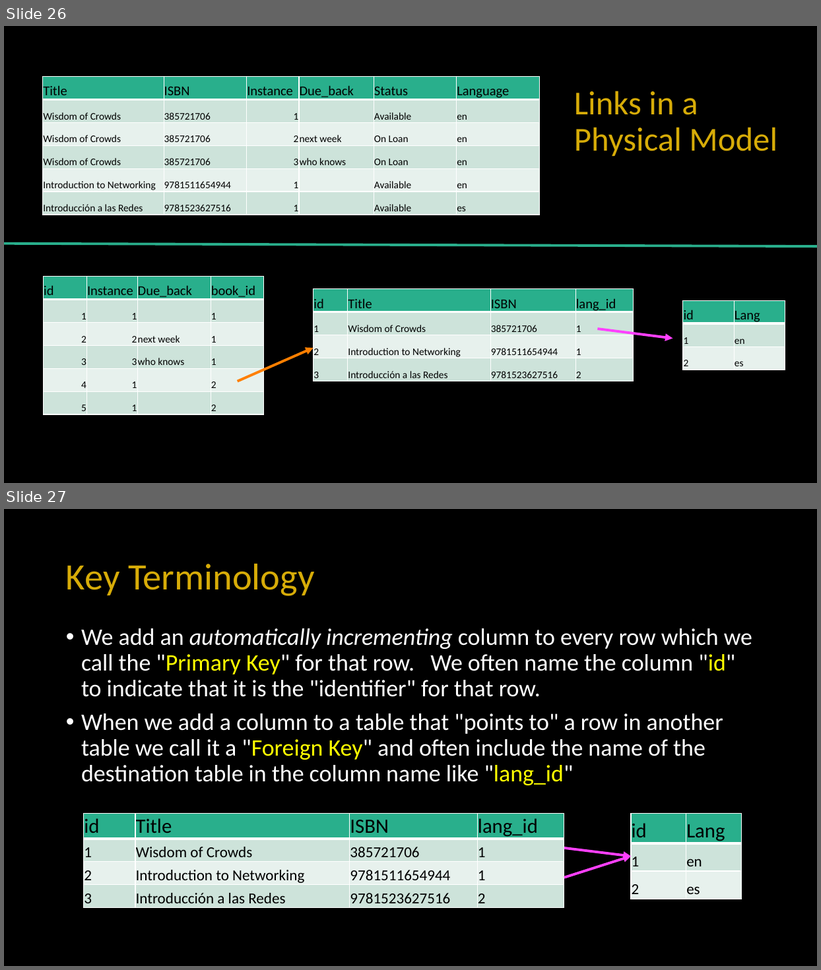
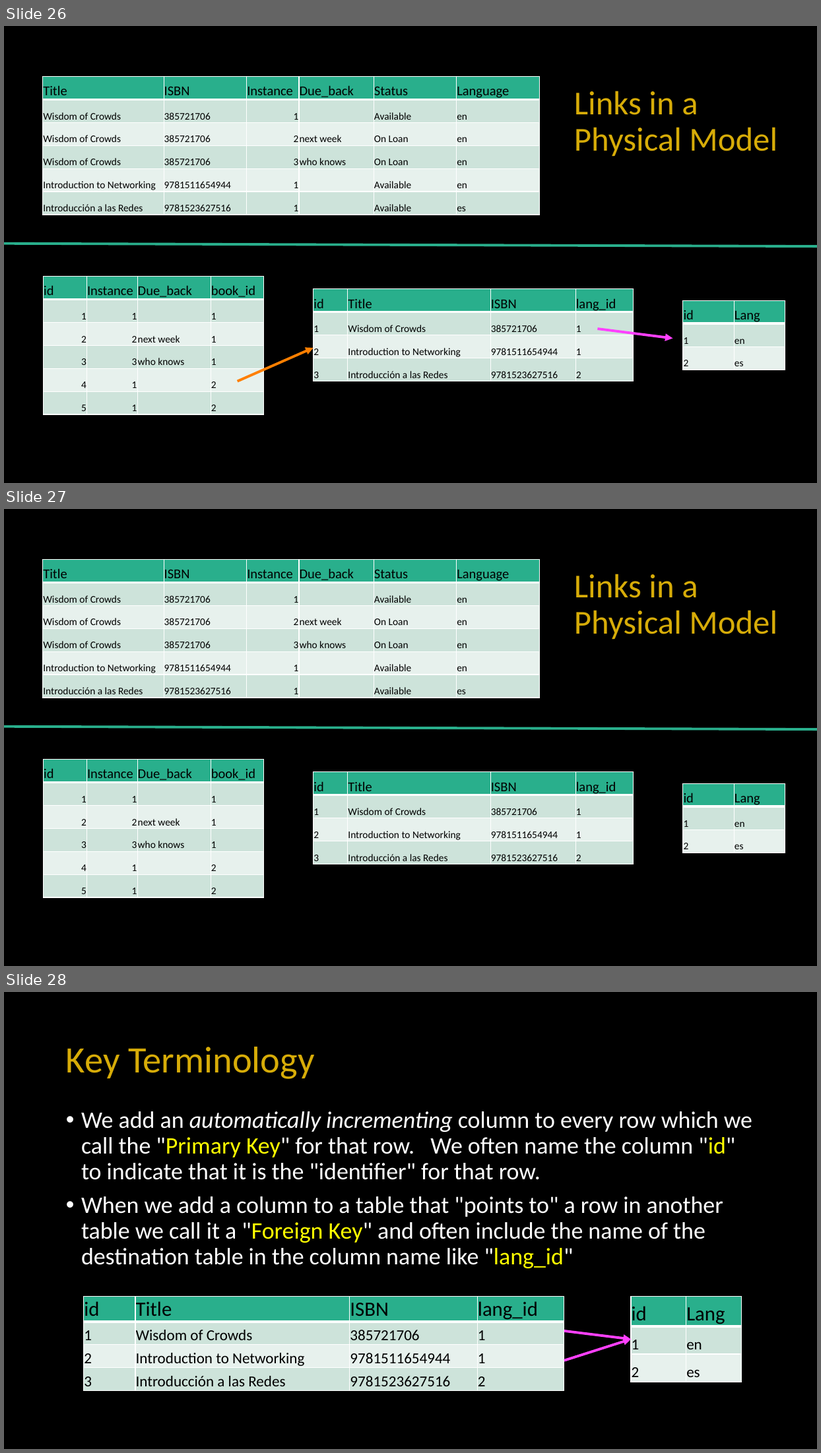
Before and after one commit to csev/dj4e, a slide deck: lectures/DJ-03-One-To-Many.pptx. Shown one above the other, each under a label of ours: slides 26 and 27 before the commit, slides 26, 27 and 28 after it. The pictures are 821x970 and 821x1453 pixels, drawn with LibreOffice and Linux fonts; fonts in the diff are those of the drawing. Boxes give left, top, right and bottom in pixels: in the first picture for what was removed or moved away, otherwise in the second. Text is boxed around its words. In the diff, an @@ line names an element or a change of style, - is before the commit and + after.

```diff
--- a/lectures/DJ-03-One-To-Many.pptx
+++ b/lectures/DJ-03-One-To-Many.pptx
@@ slide 27 added at <box>4,509,817,966</box>, background #000000 @@
@@ table added at <box>43,560,540,700</box>, 6 rows, 6 columns @@
+Title | ISBN | Instance | Due_back | Status | Language
+Wisdom of Crowds | 385721706 | 1 |  | Available | en
+Wisdom of Crowds | 385721706 | 2 | next week | On Loan | en
+Wisdom of Crowds | 385721706 | 3 | who knows | On Loan | en
+Introduction to Networking | 9781511654944 | 1 |  | Available | en
+Introducción a las Redes | 9781523627516 | 1 |  | Available | es
@@ title added at <box>574,574,778,639</box>, 39.6 pt, text #D7AC08 @@
+Links in a Physical Model
@@ line added from (4, 727) to (817, 730), #29AF8C 3 pt @@
@@ table added at <box>44,760,264,900</box>, 6 rows, 4 columns @@
+id | Instance | Due_back | book_id
+1 | 1 |  | 1
+2 | 2 | next week | 1
+3 | 3 | who knows | 1
+4 | 1 |  | 2
+5 | 1 |  | 2
@@ table added at <box>314,772,634,867</box>, 4 rows, 4 columns @@
+id | Title | ISBN | lang_id
+1 | Wisdom of Crowds | 385721706 | 1
+2 | Introduction to Networking | 9781511654944 | 1
+3 | Introducción a las Redes | 9781523627516 | 2
@@ table added at <box>684,784,786,853</box>, 3 rows, 2 columns @@
+id | Lang
+1 | en
+2 | es
@@ what was slide 27 is now slide 28 @@
```
Also in this commit, not shown: 2 slides changed.
